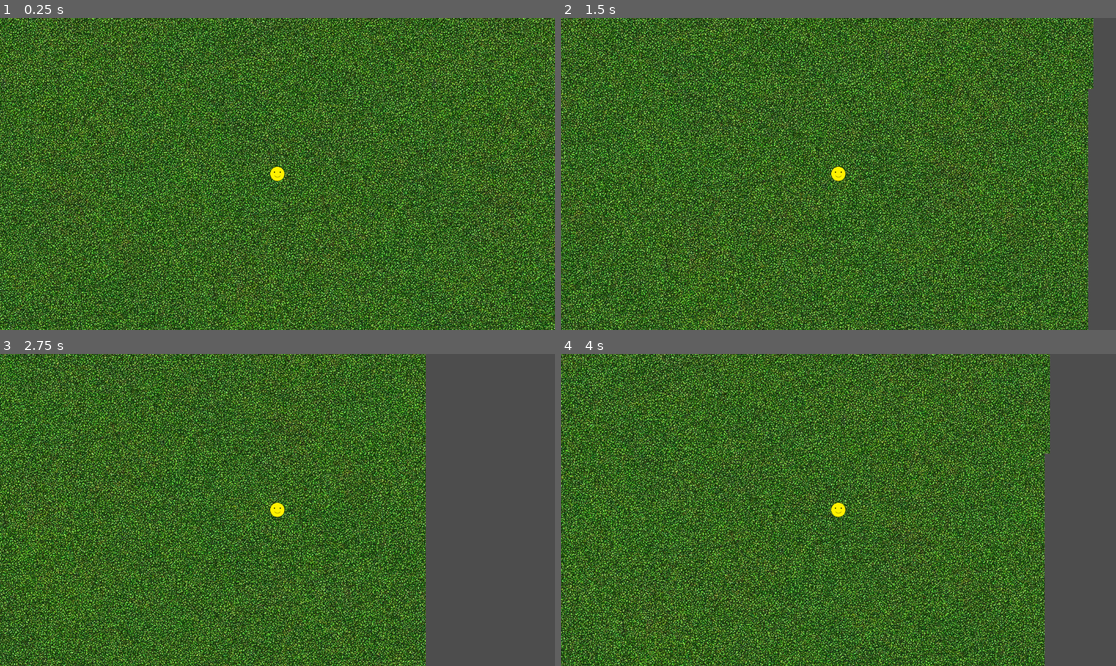
Above: before the commit, frames 1-4 (two rows, left to right).
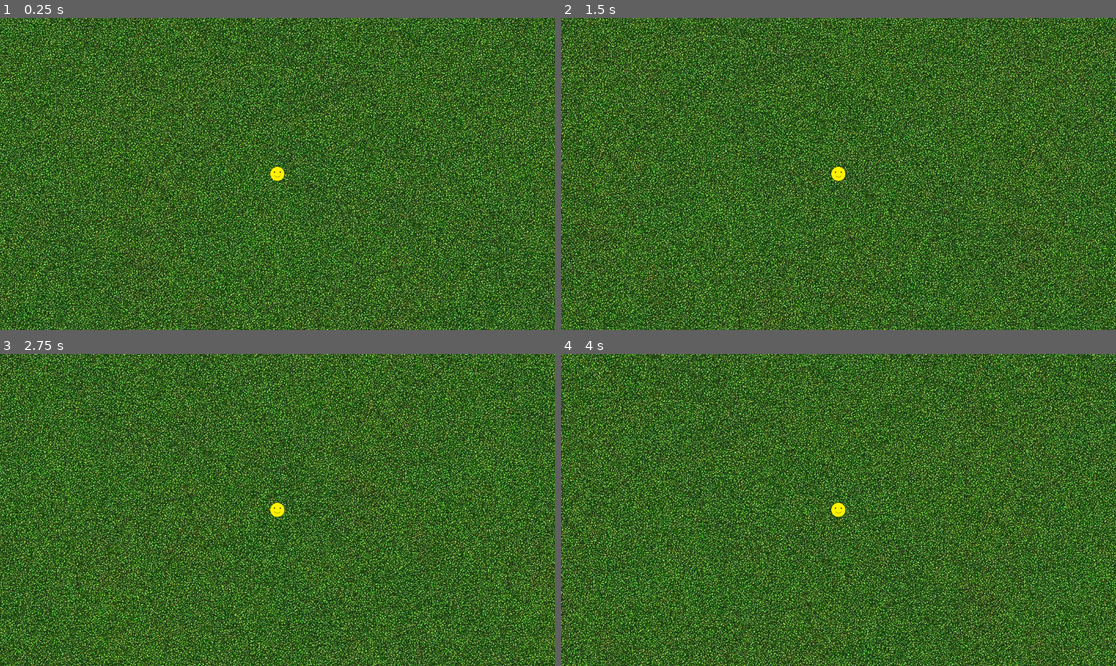
Above: after the commit, the same moments.

Repository: Posiden104/SurvivorGame-Godot
Game: Godot game, scene res://scenes/levels/Game.tscn
Same seed, same stepped clock (60 frames per second), same inputs: the game is played once before the commit and once after it. Before the commit the project starts from res://Game.tscn.
Inputs:
- Up to frame 1 (0.25 s): no input
- Up to frame 2 (1.5 s): tap Enter at 0.5 s; hold D (Right) 0.53-1.28 s; hold S (Down) from 1.28 s (still down)
- Up to frame 3 (2.75 s): release S (Down) at 2.03 s; hold D (Right) from 2.03 s (still down)
- Up to frame 4 (4 s): release D (Right) at 2.78 s; hold W (Up) 2.78-3.53 s; hold A (Left) from 3.53 s (still down)

The runs differ from the first frame. In frame 1, 74% of the frame differs, in the area x 0-100%, y 0-100%; in frame 2, 75%; in frame 3, 80%; in frame 4, 77%.

Commit message:
actual infinite background

Diff:
--- a/Game.tscn
+++ /dev/null
@@ -1,25 +0,0 @@
-[gd_scene load_steps=3 format=3 uid="uid://ogloqd2aef8e"]
-
-[ext_resource type="Texture2D" uid="uid://jmmgalayjhp1" path="res://Images/Background.jpg" id="1_pinm7"]
-[ext_resource type="PackedScene" uid="uid://co4b3ayy6bk2f" path="res://player.tscn" id="2_c3wqr"]
-
-[node name="Node2D" type="Node2D"]
-
-[node name="Sprite2D" type="Sprite2D" parent="."]
-position = Vector2(24, 694)
-texture = ExtResource("1_pinm7")
-
-[node name="Sprite2D2" type="Sprite2D" parent="."]
-position = Vector2(929, -184)
-texture = ExtResource("1_pinm7")
-
-[node name="Sprite2D3" type="Sprite2D" parent="."]
-position = Vector2(35, -184)
-texture = ExtResource("1_pinm7")
-
-[node name="Sprite2D4" type="Sprite2D" parent="."]
-position = Vector2(918, 699)
-texture = ExtResource("1_pinm7")
-
-[node name="Player" parent="." instance=ExtResource("2_c3wqr")]
-position = Vector2(622, 380)
--- a/project.godot
+++ b/project.godot
@@ -11,7 +11,7 @@
 [application]
 
 config/name="Survivor Game Godot"
-run/main_scene="res://Game.tscn"
+run/main_scene="res://scenes/levels/Game.tscn"
 config/features=PackedStringArray("4.1", "Forward Plus")
 config/icon="res://icon.svg"
 
@@ -45,3 +45,7 @@
 [physics]
 
 2d/default_gravity_vector=Vector2(0, 0)
+
+[rendering]
+
+renderer/rendering_method="mobile"
--- a/Player.gd
+++ b/scenes/entities/Player.gd
@@ -4,10 +4,10 @@
 
 const SPEED = 300.0
 
-func _process(delta):
+func _process(_delta):
 	pass
 
-func _physics_process(delta):
+func _physics_process(_delta):
 	velocity = Vector2.ZERO
 	if Input.is_action_pressed('Right'):
 		velocity.x += 1
--- a/player.tscn
+++ b/scenes/entities/player.tscn
@@ -1,17 +1,17 @@
 [gd_scene load_steps=4 format=3 uid="uid://co4b3ayy6bk2f"]
 
-[ext_resource type="Script" path="res://Player.gd" id="1_qcfdw"]
-[ext_resource type="Texture2D" uid="uid://caqhdmeluftny" path="res://Images/Smile.png" id="2_2y3n7"]
+[ext_resource type="Script" path="res://scenes/entities/Player.gd" id="1_5et12"]
+[ext_resource type="Texture2D" uid="uid://caqhdmeluftny" path="res://images/Smile.png" id="2_c6ll2"]
 
 [sub_resource type="CircleShape2D" id="CircleShape2D_rxain"]
 radius = 30.0
 
 [node name="Player" type="CharacterBody2D"]
-script = ExtResource("1_qcfdw")
+script = ExtResource("1_5et12")
 
 [node name="Sprite2D" type="Sprite2D" parent="."]
 scale = Vector2(0.5, 0.5)
-texture = ExtResource("2_2y3n7")
+texture = ExtResource("2_c6ll2")
 
 [node name="CollisionShape2D" type="CollisionShape2D" parent="."]
 scale = Vector2(0.5, 0.5)
--- /dev/null
+++ b/scenes/levels/Game.tscn
@@ -0,0 +1,18 @@
+[gd_scene load_steps=3 format=3 uid="uid://ogloqd2aef8e"]
+
+[ext_resource type="Texture2D" uid="uid://jmmgalayjhp1" path="res://images/Background.jpg" id="1_sg7ai"]
+[ext_resource type="PackedScene" uid="uid://co4b3ayy6bk2f" path="res://scenes/entities/player.tscn" id="2_c3wqr"]
+
+[node name="Node2D" type="Node2D"]
+
+[node name="ParallaxBackground" type="ParallaxBackground" parent="."]
+
+[node name="ParallaxLayer" type="ParallaxLayer" parent="ParallaxBackground"]
+motion_mirroring = Vector2(1788, 1788)
+
+[node name="Sprite2D" type="Sprite2D" parent="ParallaxBackground/ParallaxLayer"]
+texture = ExtResource("1_sg7ai")
+centered = false
+region_rect = Rect2(0, 0, 894, 894)
+
+[node name="Player" parent="." instance=ExtResource("2_c3wqr")]
Binary file changed: Images/Background.jpg
Not shown, changed: Images/Background.jpg.import
Not shown, changed: Images/BlueBar.png.import
Not shown, changed: Images/Empty Bar.png.import
Not shown, changed: Images/Magnet.png.import
Not shown, changed: Images/Red Bar.png.import
Not shown, changed: Images/Resources/ScrapImages/en_craft_16.png.import
Not shown, changed: Images/Resources/ScrapImages/en_craft_28.png.import
Not shown, changed: Images/Resources/ScrapImages/en_craft_35.png.import
Not shown, changed: Images/Resources/ScrapImages/en_craft_37.png.import
Not shown, changed: Images/Resources/ScrapImages/en_craft_40.png.import
Not shown, changed: Images/Resources/ScrapImages/en_craft_5.png.import
(and 25 more such lines)
